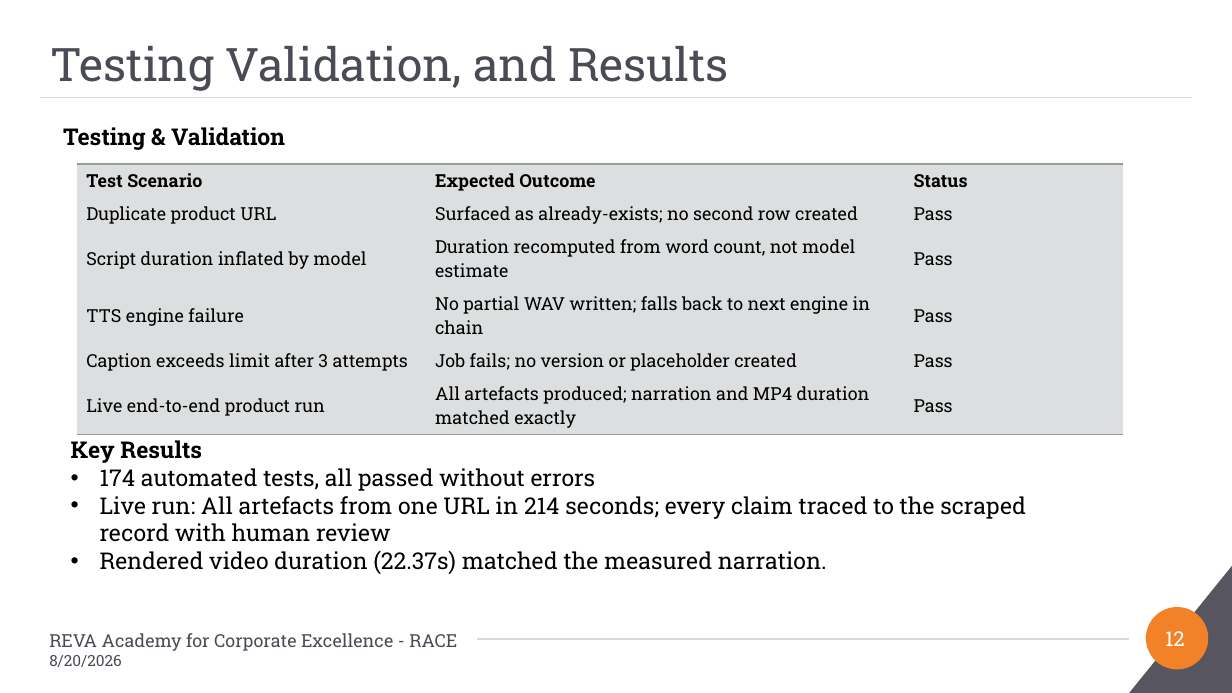
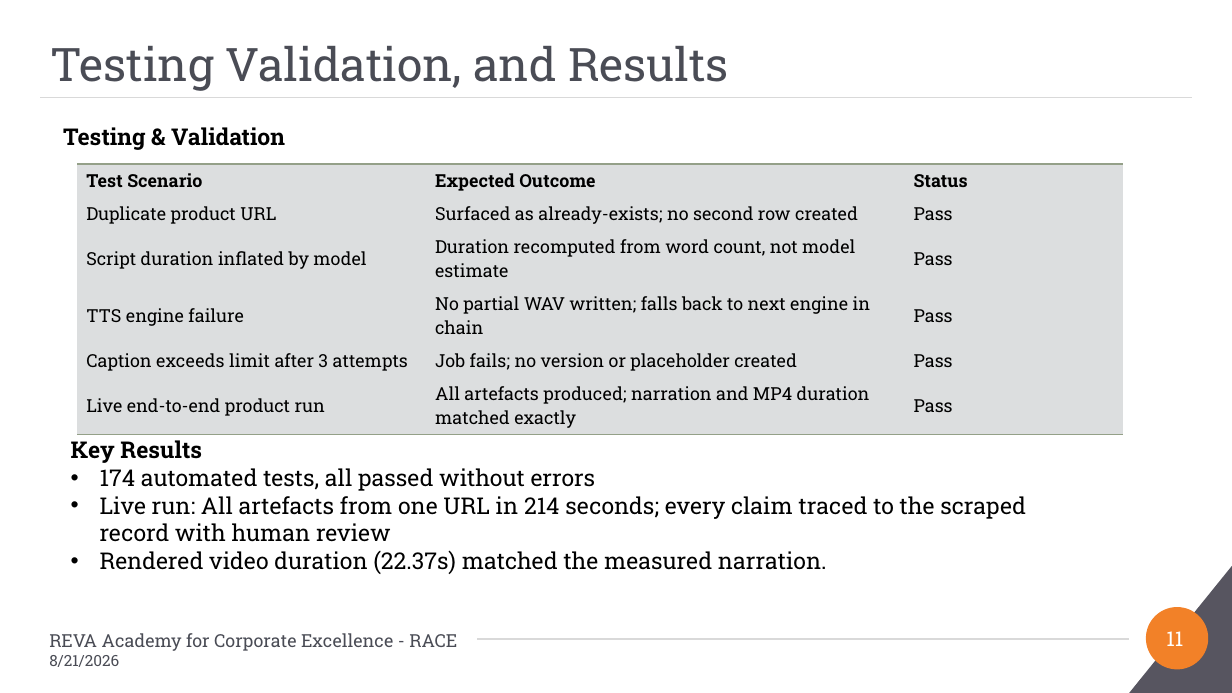
Before and after one commit to Shyamsundarkanaka/AI-Powered-Marketing-Content-Generation, a slide deck: slide 11 of docs/capstone2_ppt/AI06_Shyam_Capstone2_PPT_v2.pptx (slide 12 before the commit). Drawn at 1232x693 pixels with LibreOffice and Linux fonts; fonts in the diff are those of the drawing; background and template pictures are left out. Boxes give left, top, right and bottom in pixels: in the first picture for what was removed or moved away, otherwise in the second. Text is boxed around its words. In the diff, an @@ line names an element or a change of style, - is before the commit and + after.

```diff
--- a/docs/capstone2_ppt/AI06_Shyam_Capstone2_PPT_v2.pptx
+++ b/docs/capstone2_ppt/AI06_Shyam_Capstone2_PPT_v2.pptx
@@ text at bbox=[49, 655, 119, 667]: text changed @@
-8/20/2026
+8/21/2026
@@ page number at bbox=[1166, 631, 1183, 646]: text changed @@
-12
+11
```
Also in this commit, not shown: 14 other slides changed, 1 slide removed, 44 other files.
